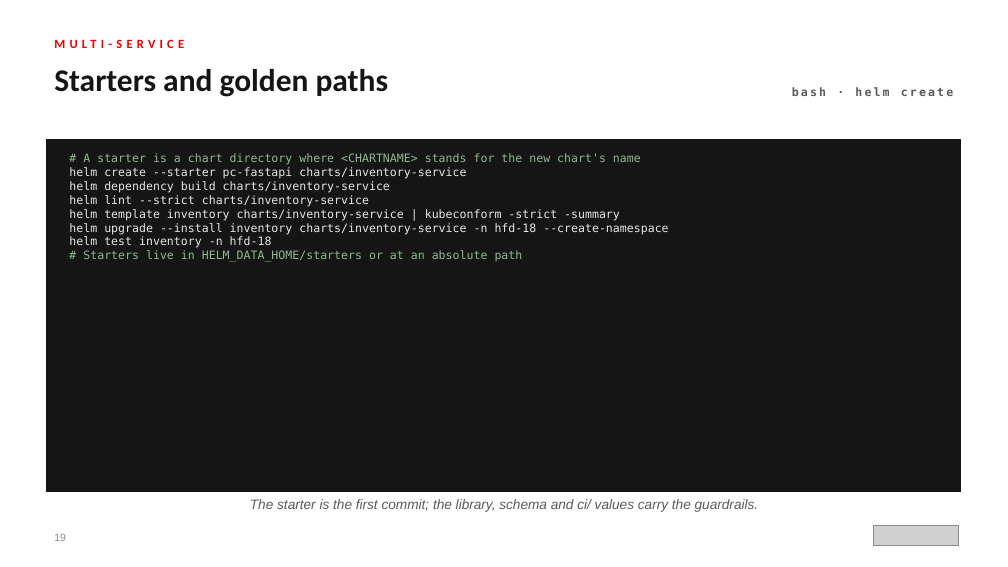
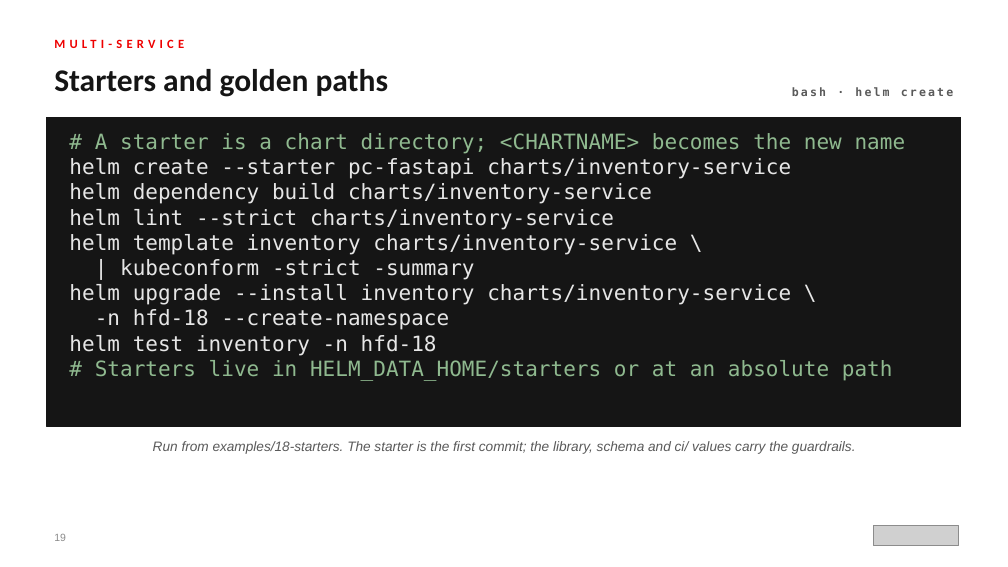
Before and after one commit to patterncatalyst/helm-for-developers, a slide deck: slide 19 of presentation/helm-201/Helm-201-r1.0.pptx. Drawn at 1008x567 pixels with LibreOffice and Linux fonts; fonts in the diff are those of the drawing; grey boxes stand for pictures. Boxes give left, top, right and bottom in pixels: in the first picture for what was removed or moved away, otherwise in the second. Text is boxed around its words. In the diff, an @@ line names an element or a change of style, - is before the commit and + after.

Commit message:
style(r1.0): Helm 201 deck voice pass, readability polish, diagram scale

```diff
--- a/presentation/helm-201/Helm-201-r1.0.pptx
+++ b/presentation/helm-201/Helm-201-r1.0.pptx
@@ rectangle: place and size @@
-rectangle at bbox=[47, 140, 961, 492]
+rectangle at bbox=[47, 117, 961, 426]
@@ text at bbox=[69, 133, 906, 381]: text changed; size 11 to 20 pt @@
-# A starter is a chart directory where <CHARTNAME> stands for the new chart's name
-helm create --starter pc-fastapi charts/inventory-service
-helm dependency build charts/inventory-service
-helm lint --strict charts/inventory-service
-helm template inventory charts/inventory-service | kubeconform -strict -summary
-helm upgrade --install inventory charts/inventory-service -n hfd-18 --create-namespace
-helm test inventory -n hfd-18
-# Starters live in HELM_DATA_HOME/starters or at an absolute path
+# A starter is a chart directory; <CHARTNAME> becomes the new name
+helm create --starter pc-fastapi charts/inventory-service
+helm dependency build charts/inventory-service
+helm lint --strict charts/inventory-service
+helm template inventory charts/inventory-service \
+| kubeconform -strict -summary
+helm upgrade --install inventory charts/inventory-service \
+-n hfd-18 --create-namespace
+helm test inventory -n hfd-18
+# Starters live in HELM_DATA_HOME/starters or at an absolute path
@@ text at bbox=[153, 441, 856, 454]: text changed @@
-The starter is the first commit; the library, schema and ci/ values carry the guardrails.
+Run from examples/18-starters. The starter is the first commit; the library, schema and ci/ values carry the guardrails.
```
Also in this commit, not shown: 30 other slides changed, 2 slides added, 31 other files.
